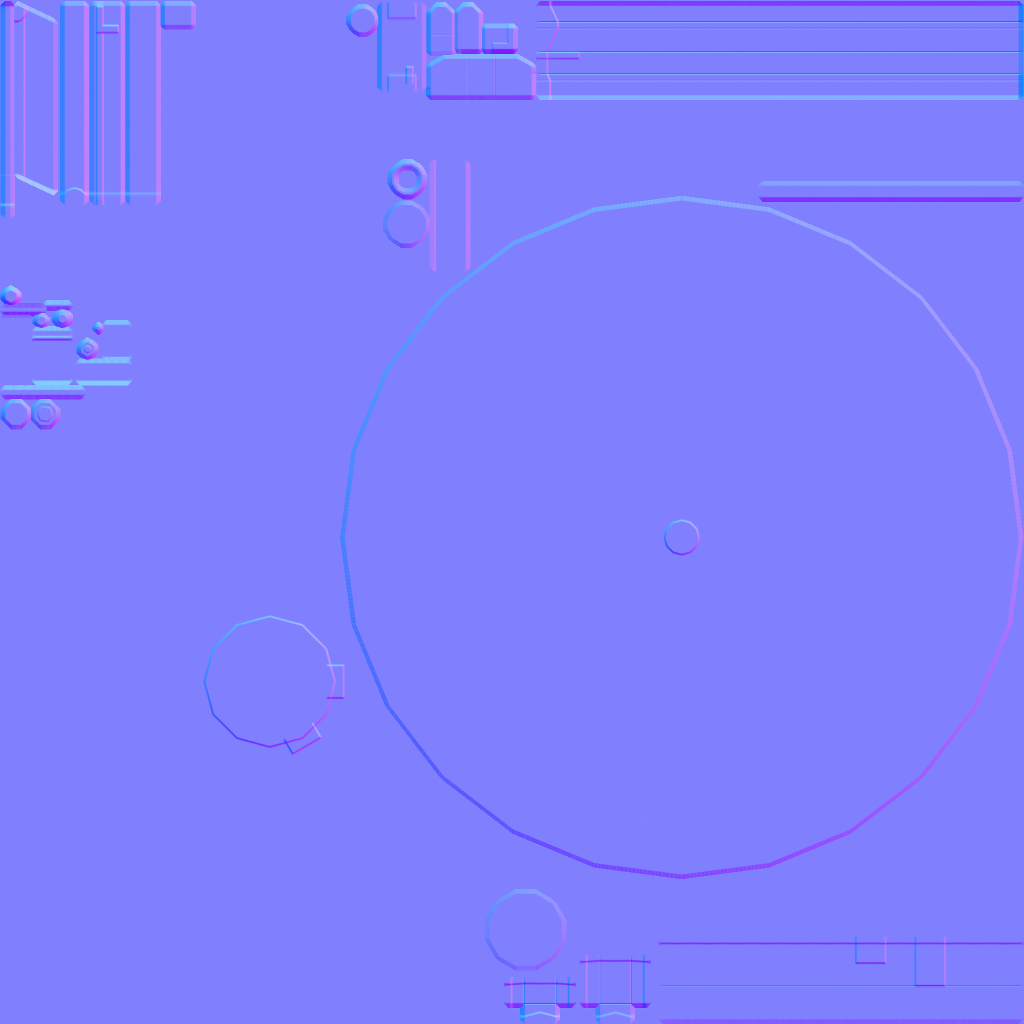
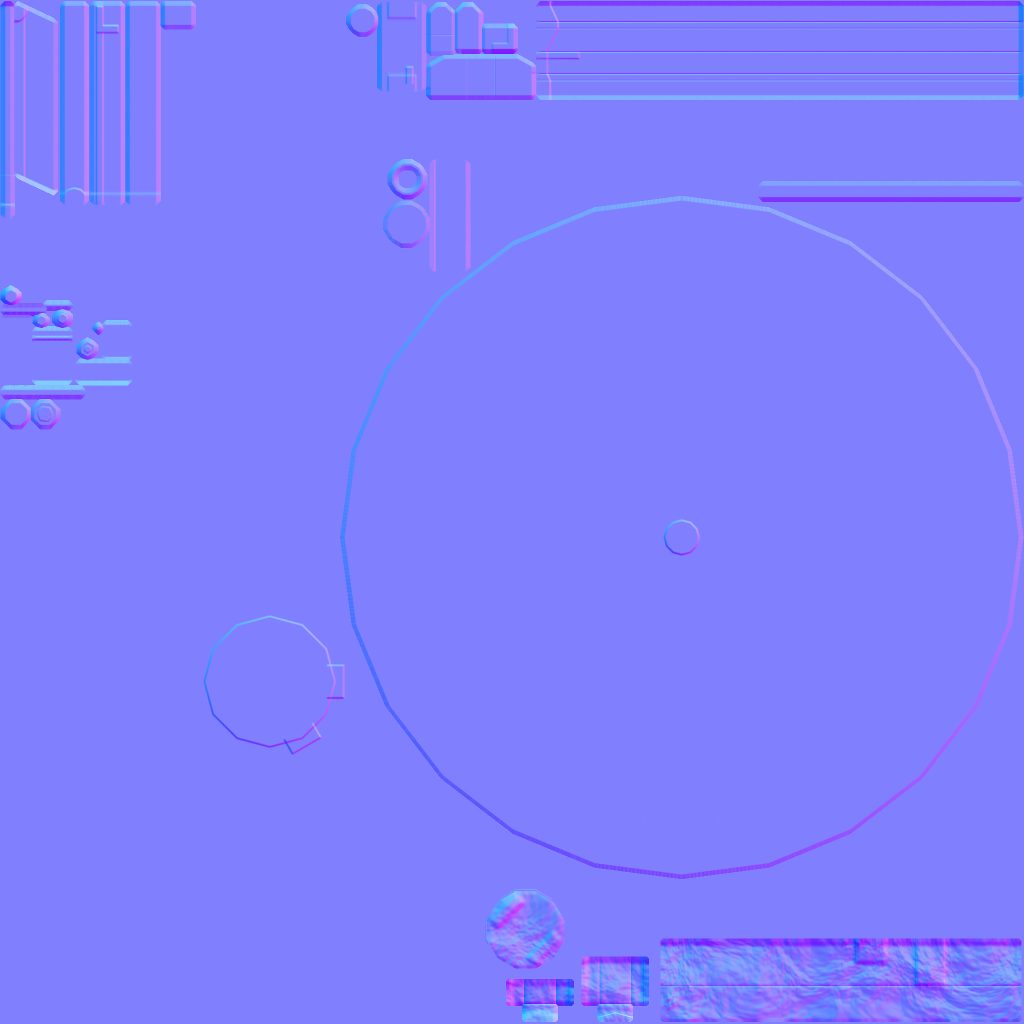
Layers edited between the first and the second 1024x1024 image:
painted on "_bevel. kopia" over [486,890,1024,1024]
painted on "_bevel" over [486,890,1024,1024]
painted on "Warstwa" over [486,890,1023,1023]
